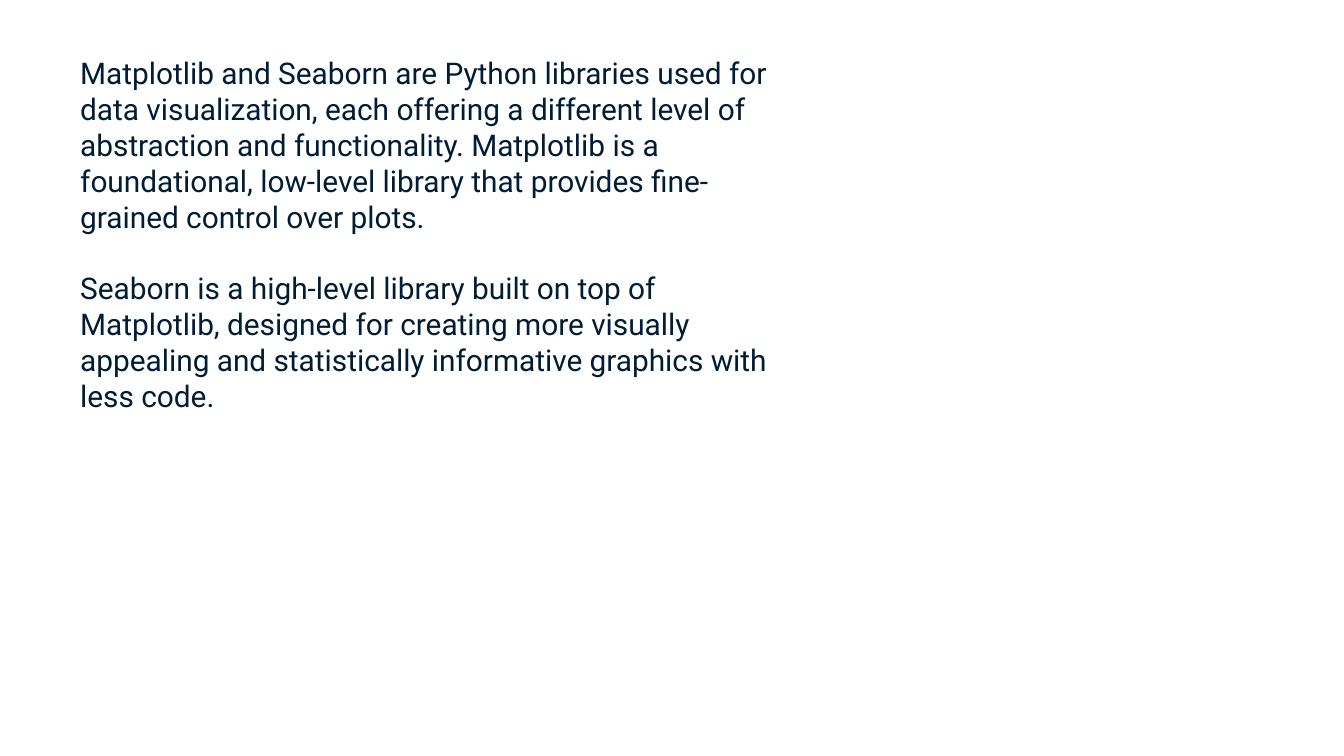
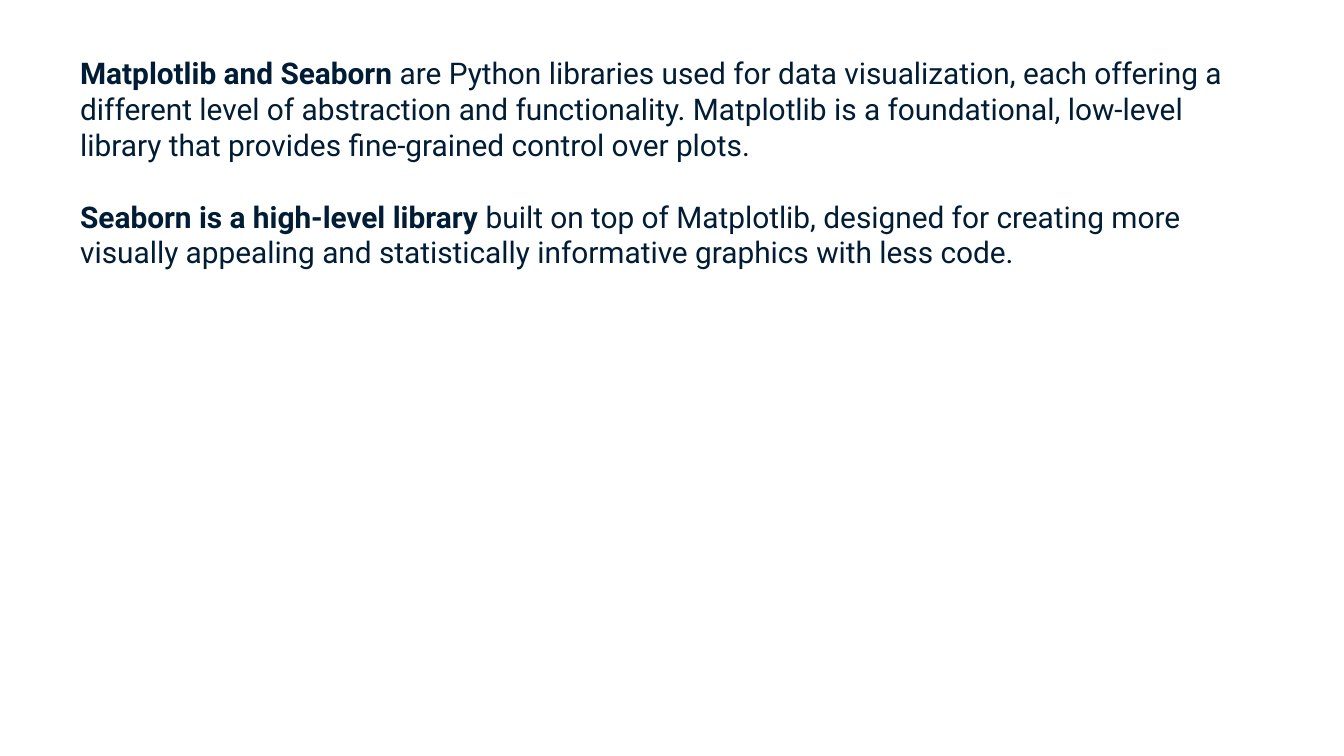
Before and after one commit to shahil04/ds_materials, a slide deck: slide 2 of 5.0_python_6.libraries/python_libraries/3_matplot_seaborn/Matplotlib_Seaborn_class.pptx. Drawn at 1344x756 pixels with LibreOffice and Linux fonts; fonts in the diff are those of the drawing. Boxes give left, top, right and bottom in pixels: in the first picture for what was removed or moved away, otherwise in the second. Text is boxed around its words. In the diff, an @@ line names an element or a change of style, - is before the commit and + after.

```diff
--- a/5.0_python_6.libraries/python_libraries/3_matplot_seaborn/Matplotlib_Seaborn_class.pptx
+++ b/5.0_python_6.libraries/python_libraries/3_matplot_seaborn/Matplotlib_Seaborn_class.pptx
@@ text "Matplotlib and Seaborn are Python ..." at box(80, 61, 1221, 270): bold on in "Matplotlib and Seaborn", "Seaborn is a high-level library" @@
```
Also in this commit, not shown: 8 other slides changed, 3 slides added, 29 other files.
